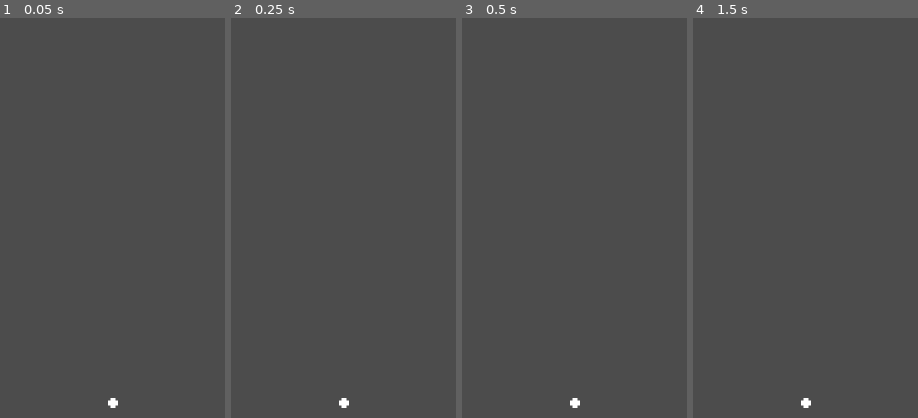
Above: before the commit, frames 1-4 (left to right).
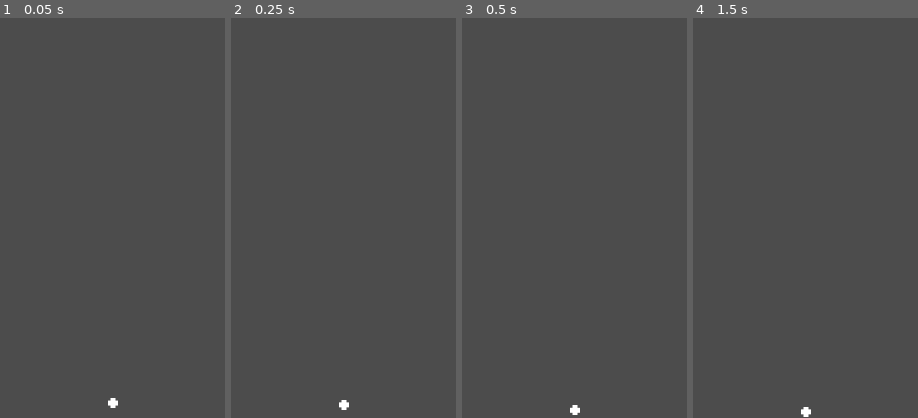
Above: after the commit, the same moments.

Repository: claucambra/BrickBuster
Game: Godot game, scene res://Board.tscn
Same seed, same stepped clock (60 frames per second), same inputs: the game is played once before the commit and once after it. Before the commit the project starts from res://BrickBuster.tscn.
Inputs (mouse positions are % of the whole screen's width and height, from its top left):
- Up to frame 1 (0.05 s): no input
- Up to frame 2 (0.25 s): no input
- Up to frame 3 (0.5 s): no input
- Up to frame 4 (1.5 s): move the mouse to (72, 45) at 0.52 s; click (72, 45) at 0.6 s; tap Enter at 1.25 s; move the mouse to (30, 55) at 1.27 s; click (30, 55) at 1.35 s
The pictures show only the part of the screen within x 25-75%, y 50-100%; the shares and areas given below are measured in that part.

The runs differ from the first frame. In frame 2, less than 0.1% of the frame differs, in the area x 48-53%, y 95-98%; in frame 3, 0.1%; in frame 4, 0.2%, in the area x 48-53%, y 95-100%.
Error after the commit: Invalid call. Nonexistent function 'new' in base 'PackedScene'. (res://logic/LaunchInput.gd:40)

Commit message:
Moved ball to own scene

Diff:
--- /dev/null
+++ b/Ball.tscn
@@ -0,0 +1,19 @@
+[gd_scene load_steps=4 format=2]
+
+[ext_resource path="res://logic/Ball.gd" type="Script" id=1]
+[ext_resource path="res://sprites/ball.png" type="Texture" id=2]
+
+[sub_resource type="CircleShape2D" id=2]
+
+[node name="Ball" type="Node2D"]
+position = Vector2( 360, 1256 )
+
+[node name="RigidBody2D" type="RigidBody2D" parent="."]
+script = ExtResource( 1 )
+
+[node name="Sprite" type="Sprite" parent="RigidBody2D"]
+scale = Vector2( 2, 2 )
+texture = ExtResource( 2 )
+
+[node name="CollisionShape2D" type="CollisionShape2D" parent="RigidBody2D"]
+shape = SubResource( 2 )
--- a/BrickBuster.tscn
+++ b/Board.tscn
@@ -1,8 +1,7 @@
-[gd_scene load_steps=8 format=2]
+[gd_scene load_steps=5 format=2]
 
-[ext_resource path="res://sprites/ball.png" type="Texture" id=1]
-[ext_resource path="res://logic/Ball.gd" type="Script" id=2]
-[ext_resource path="res://logic/LaunchInput.gd" type="Script" id=3]
+[ext_resource path="res://Ball.tscn" type="PackedScene" id=1]
+[ext_resource path="res://logic/LaunchInput.gd" type="Script" id=2]
 
 [sub_resource type="RectangleShape2D" id=1]
 extents = Vector2( 359.589, 8.62341 )
@@ -10,13 +9,7 @@
 [sub_resource type="RectangleShape2D" id=2]
 extents = Vector2( 8, 640 )
 
-[sub_resource type="PhysicsMaterial" id=3]
-friction = 0.0
-bounce = 1.0
-
-[sub_resource type="CircleShape2D" id=4]
-
-[node name="BrickBuster" type="Node2D"]
+[node name="Board" type="Node2D"]
 
 [node name="TopWall" type="StaticBody2D" parent="."]
 
@@ -44,28 +37,13 @@
 position = Vector2( -8, 640 )
 shape = SubResource( 2 )
 
-[node name="Ball" type="RigidBody2D" parent="."]
-position = Vector2( 360, 1256 )
-mode = 2
-mass = 0.00102041
-physics_material_override = SubResource( 3 )
-gravity_scale = 0.0
-contact_monitor = true
-linear_damp = 0.0
-script = ExtResource( 2 )
-
-[node name="Sprite" type="Sprite" parent="Ball"]
-scale = Vector2( 2, 2 )
-texture = ExtResource( 1 )
-
-[node name="CollisionShape2D" type="CollisionShape2D" parent="Ball"]
-shape = SubResource( 4 )
+[node name="Ball" parent="." instance=ExtResource( 1 )]
 
 [node name="LaunchControl" type="Control" parent="."]
 margin_right = 720.0
 margin_bottom = 1280.0
 mouse_default_cursor_shape = 2
-script = ExtResource( 3 )
+script = ExtResource( 2 )
 __meta__ = {
 "_edit_use_anchors_": false
 }
--- a/logic/LaunchInput.gd
+++ b/logic/LaunchInput.gd
@@ -6,7 +6,7 @@
 
 var drag_enabled = false
 var firstClickPosition = Vector2(0,0)
-onready var ball = get_node("../Ball")
+onready var ball = load("res://Ball.tscn")
 onready var line = get_node("../LaunchLine")
 
 # Called when the node enters the scene tree for the first time.
@@ -17,7 +17,7 @@
 
 # Called every frame. 'delta' is the elapsed time since the previous frame.
 func _process(_delta):
-	var ballCenter = ball.global_position
+	#var ballCenter = ball.global_position
 	var mousePosition = get_global_mouse_position()
 	var lineDirection = firstClickPosition - mousePosition
 	lineDirection = lineDirection.normalized()
@@ -31,12 +31,15 @@
 	line.visible = false
 	if drag_enabled:
 		line.visible = true
-		line.set_point_position(0, ballCenter)
+		#line.set_point_position(0, ballCenter)
 		line.set_point_position(1, lineDirection*10000)
 
 	if Input.is_action_just_released("click"): # Defined in input map
 		drag_enabled = false
-		ball.launch(lineDirection.normalized())
+		for i in 10:
+			var nextBall = ball.new()
+			nextBall.launch(lineDirection.normalized())
+			OS.delay_msec(10)
 
 func _draw():
 	if drag_enabled:
--- a/project.godot
+++ b/project.godot
@@ -16,7 +16,7 @@
 [application]
 
 config/name="BrickBuster"
-run/main_scene="res://BrickBuster.tscn"
+run/main_scene="res://Board.tscn"
 config/icon="res://icon.png"
 
 [display]
@@ -35,6 +35,10 @@
  ]
 }
 
+[physics]
+
+common/physics_fps=300
+
 [rendering]
 
 quality/driver/driver_name="GLES2"
